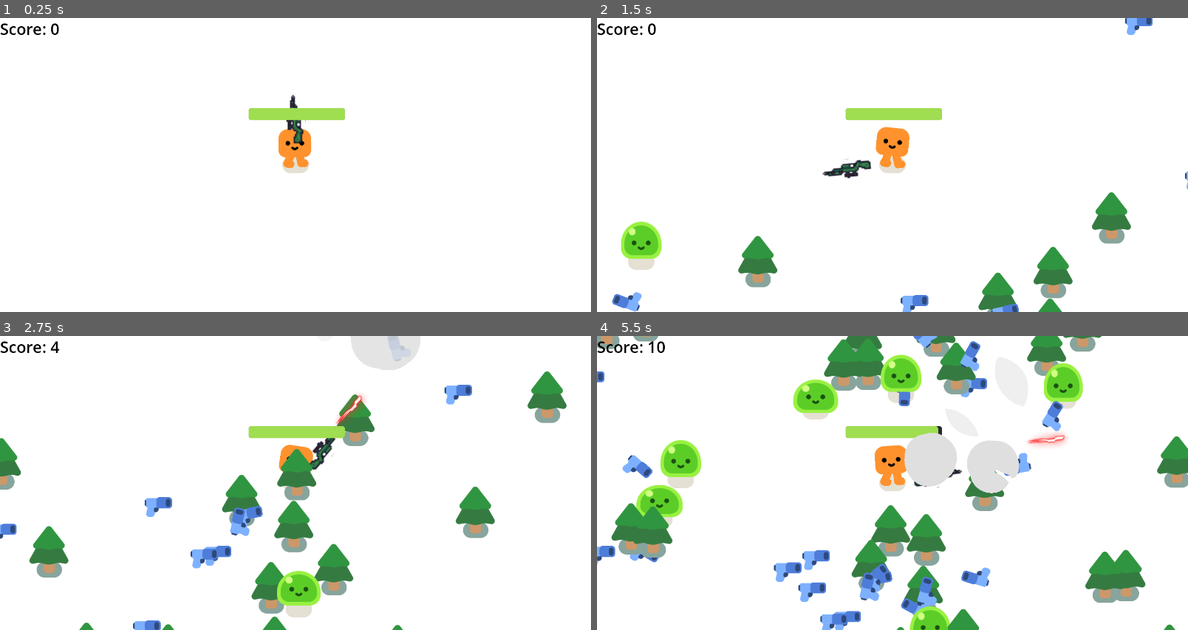
Above: before the commit, frames 1-4 (two rows, left to right).
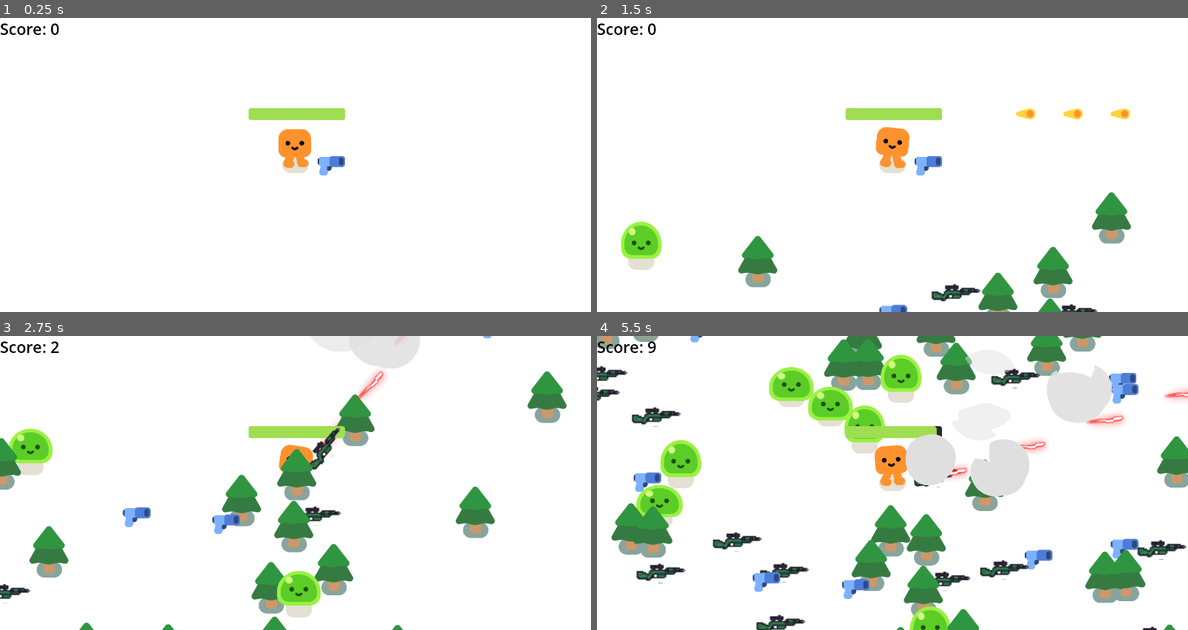
Above: after the commit, the same moments.

Repository: arad991/topdown_shooter_2d
Game: Godot game, scene res://survivors_game.tscn
Two runs of this game, one before a commit and one after it. Both use one fixed random seed, a clock stepped at 60 frames per second and the inputs below.
Inputs (mouse positions are in pixels of both pictures, inside the frame that each line leads up to):
- Up to frame 1 (0.25 s): no input
- Up to frame 2 (1.5 s): move the mouse to (1022, 150) at 0.52 s; hold D (move_right) 0.53-1.28 s; move the mouse to (774, 179) at 1.27 s; hold S (move_down) from 1.28 s (still down)
- Up to frame 3 (2.75 s): move the mouse to (354, 418) at 2.02 s; release S (move_down) at 2.03 s; hold D (move_right) from 2.03 s (still down)
- Up to frame 4 (5.5 s): move the mouse to (862, 541) at 2.77 s; release D (move_right) at 2.78 s; hold W (move_up) 2.78-3.53 s; move the mouse to (1069, 527) at 3.52 s; hold A (move_left) 3.53-5.03 s; move the mouse to (715, 438) at 4.27 s; move the mouse to (922, 483) at 5.02 s; hold S (move_down) from 5.03 s (still down)

The runs differ from the first frame. In frame 1, 0.4% of the frame differs, in the area x 48-59%, y 26-54%; in frame 2, 2.0%; in frame 3, 3.6%; in frame 4, 12%, in the area x 0-100%, y 0-100%.

Commit message:
weapon pickup and spawn system works for both pistol and laser gun !!!

Diff:
--- a/gun.gd
+++ b/gun.gd
@@ -11,6 +11,7 @@
 
 
 func _physics_process(delta: float) -> void:
+	if not on_floor:
 		_pistol_shoot_logic() # makes the pistol aim to the nearest enemy
 
 
@@ -36,12 +37,25 @@
 	new_bullet.global_position = %ShootingPoint.global_position
 	new_bullet.global_rotation = %ShootingPoint.global_rotation
 
-func _on_timer_timeout() -> void:
-	#if not is_jammed():
-	shoot()
 
 func disable_bullets() -> void:
 	pass
 
 func is_weapon() -> bool:
 	return true
+
+
+func _on_player_detector_body_entered(body: Node2D) -> void:
+	if body != null:
+		player_detector.set_collision_mask_value(8,false) # player mask
+		if body.has_method("pickup_and_change_weapon"):
+			body.pickup_and_change_weapon(self)
+			position = Vector2.ZERO
+			print("THIS IS THE PISTOL")
+		else:
+			print("THIS IS NOT THE PLAYER BODY THAT HAS BEEN RECOGNIZED !!!!")
+
+
+func _on_shoot_timer_timeout() -> void:
+	if not on_floor: #TODO : Add jammed/overheat pistol system
+		shoot()
--- a/gun.tscn
+++ b/gun.tscn
@@ -4,7 +4,7 @@
 [ext_resource type="Script" path="res://gun.gd" id="1_ptbya"]
 
 [sub_resource type="CircleShape2D" id="CircleShape2D_75ks7"]
-radius = 389.021
+radius = 1167.9
 
 [sub_resource type="CapsuleShape2D" id="CapsuleShape2D_nkfy6"]
 radius = 32.9981
@@ -14,6 +14,7 @@
 script = ExtResource("1_ptbya")
 
 [node name="ShootTimer" type="Timer" parent="."]
+unique_name_in_owner = true
 wait_time = 0.3
 autostart = true
 
@@ -28,7 +29,7 @@
 position = Vector2(25, -11)
 
 [node name="SpawnDetector" type="Area2D" parent="WeaponPivot/Pistol"]
-position = Vector2(-134.929, -9.84615)
+position = Vector2(-47, -9.84615)
 scale = Vector2(0.292857, 0.326923)
 collision_layer = 0
 collision_mask = 3
@@ -45,3 +46,6 @@
 position = Vector2(92, 1)
 rotation = -1.57175
 shape = SubResource("CapsuleShape2D_nkfy6")
+
+[connection signal="timeout" from="ShootTimer" to="." method="_on_shoot_timer_timeout"]
+[connection signal="body_entered" from="PlayerDetector" to="." method="_on_player_detector_body_entered"]
--- a/laser_gun.gd
+++ b/laser_gun.gd
@@ -40,5 +40,6 @@
 		if body.has_method("pickup_and_change_weapon"):
 			body.pickup_and_change_weapon(self)
 			position = Vector2.ZERO
+			print("THIS IS THE LASER GUN")
 		else:
 			print("THIS IS NOT THE PLAYER BODY THAT HAS BEEN RECOGNIZED !!!!")
--- a/laser_gun.tscn
+++ b/laser_gun.tscn
@@ -30,7 +30,7 @@
 
 [node name="ShootTimer" type="Timer" parent="."]
 unique_name_in_owner = true
-wait_time = 0.3
+wait_time = 0.066
 autostart = true
 
 [node name="WeaponPivot" type="Marker2D" parent="."]
--- a/player.gd
+++ b/player.gd
@@ -12,7 +12,10 @@
 }
 
 func _ready() -> void:
+	#TODO: dynamically get the current_weapon node for the first time
 	current_weapon = get_node("LaserGun")
+	if not current_weapon:
+		current_weapon = get_node("Pistol")
 
 
 func _process(delta: float) -> void:
--- a/player.tscn
+++ b/player.tscn
@@ -2,7 +2,7 @@
 
 [ext_resource type="Script" path="res://player.gd" id="1_lr0y4"]
 [ext_resource type="PackedScene" uid="uid://pbmyh1qru7p" path="res://characters/happy_boo/happy_boo.tscn" id="2_kpxss"]
-[ext_resource type="PackedScene" uid="uid://dtg6c05bdvx2v" path="res://laser_gun.tscn" id="4_pq3kl"]
+[ext_resource type="PackedScene" uid="uid://0e8xogo0sntl" path="res://gun.tscn" id="3_rp1s2"]
 
 [sub_resource type="CircleShape2D" id="CircleShape2D_0od0o"]
 radius = 44.0114
@@ -40,8 +40,6 @@
 
 [node name="Camera2D" type="Camera2D" parent="."]
 
-[node name="LaserGun" parent="." instance=ExtResource("4_pq3kl")]
-
 [node name="HurtBox" type="Area2D" parent="."]
 unique_name_in_owner = true
 collision_layer = 0
@@ -63,4 +61,6 @@
 value = 100.0
 show_percentage = false
 
+[node name="Pistol" parent="." instance=ExtResource("3_rp1s2")]
+
 [connection signal="area_entered" from="HurtBox" to="." method="_on_hurt_box_area_entered"]
--- a/survivors_game.gd
+++ b/survivors_game.gd
@@ -71,8 +71,8 @@
 
 func spawn_weapon():
 	var weapons_array = [preload("res://gun.tscn"), preload("res://laser_gun.tscn")]
-	#var selected_weapon_index = randi() % (weapons_array.size())
-	var selected_weapon_index = 0
+	var selected_weapon_index = randi() % (weapons_array.size())
+	#var selected_weapon_index = 0
 	# TODO: Add slot adaptility, for future multipule weapon holdings
 	# For now, we assume the player always can equip the picked up weapon (slot wise)
 	var player_pos = player.global_position
